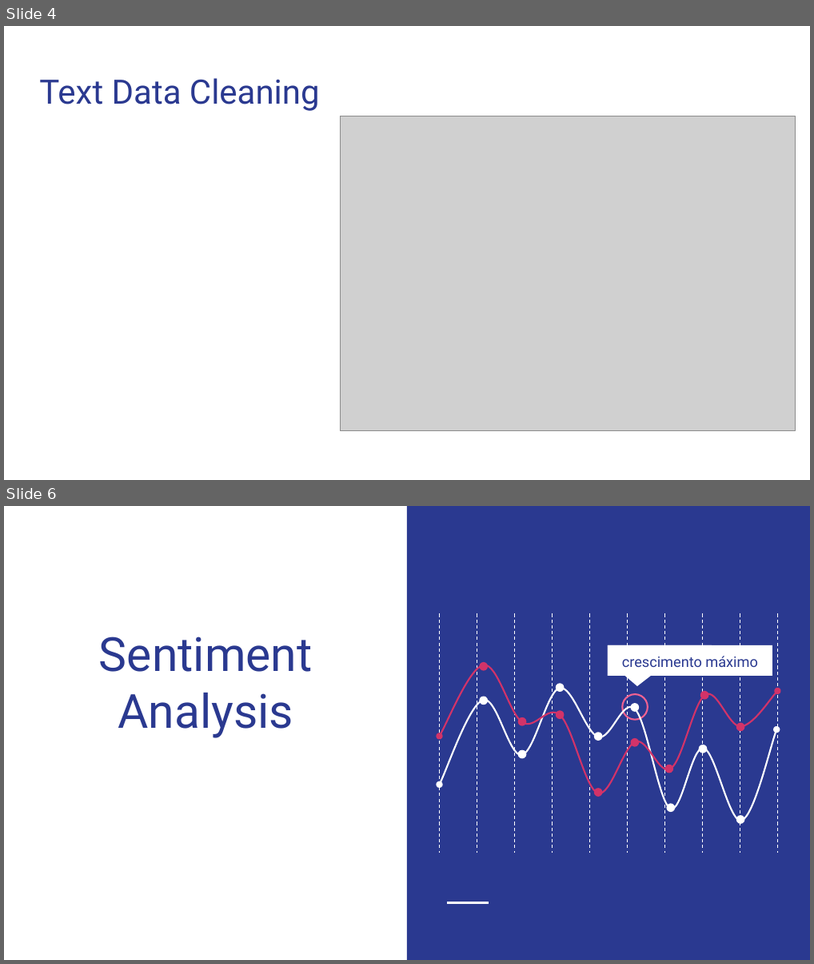
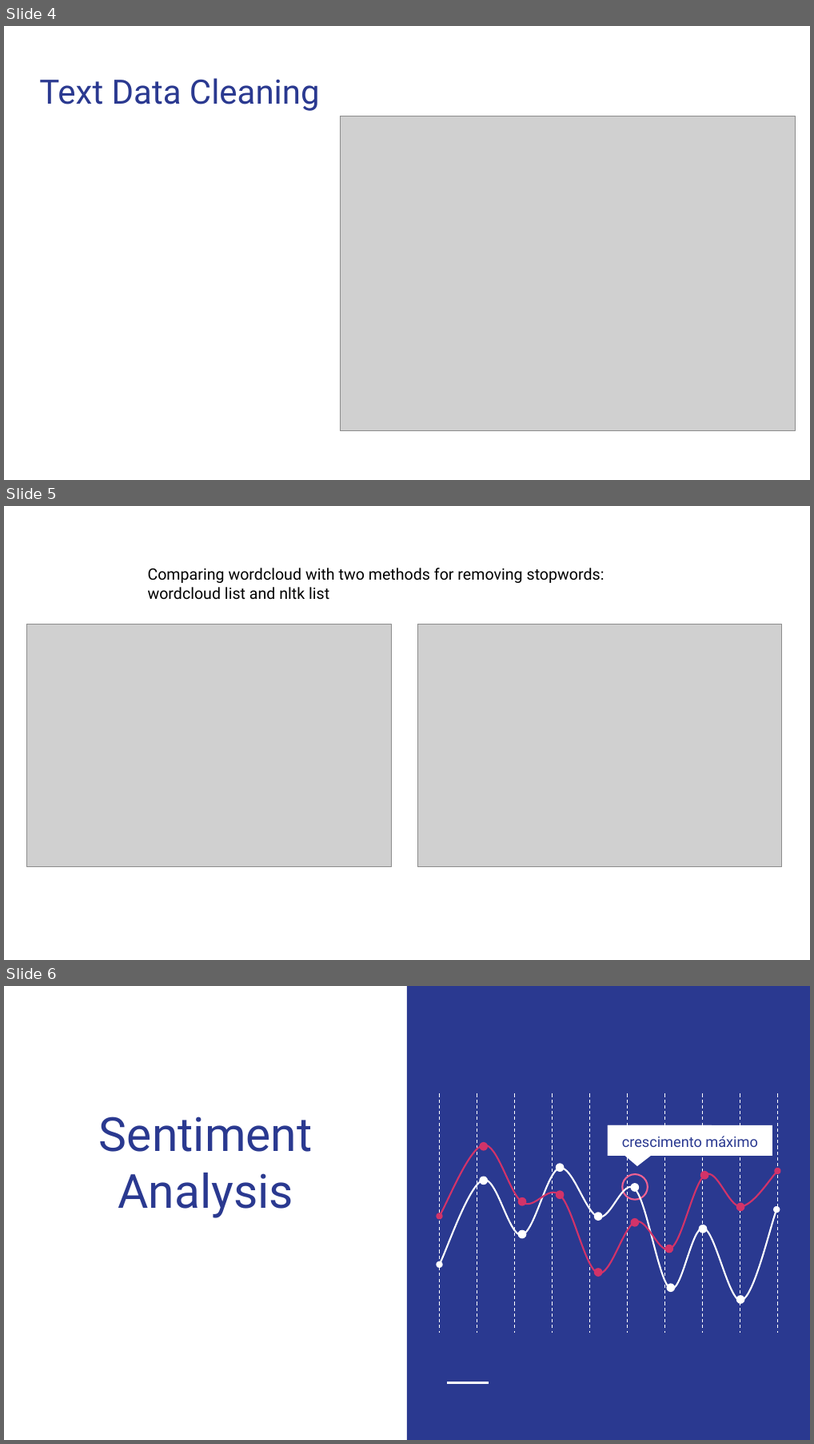
Before and after one commit to aduchini/Final_project, a slide deck: Presentation_WarInUkraine.pptx. Shown one above the other, each under a label of ours: slides 4 and 6 before the commit, slides 4, 5 and 6 after it; the slides between them are not shown. The pictures are 814x964 and 814x1444 pixels, drawn with LibreOffice and Linux fonts; fonts in the diff are those of the drawing; grey boxes stand for pictures. Boxes give left, top, right and bottom in pixels: in the first picture for what was removed or moved away, otherwise in the second. Text is boxed around its words. In the diff, an @@ line names an element or a change of style, - is before the commit and + after.

Commit message:
Adding code for wordcloud

```diff
--- a/Presentation_WarInUkraine.pptx
+++ b/Presentation_WarInUkraine.pptx
@@ slide 5 added at (4,506,810,960), background #FFFFFF @@
@@ text added at (148,568,605,600), 14 pt, text #000000 @@
+Comparing wordcloud with two methods for removing stopwords:
+wordcloud list and nltk list
@@ picture added at (26,624,391,867) @@
@@ picture added at (418,624,782,867) @@
```
Also in this commit, not shown: 1 slide removed, 3 other files.
